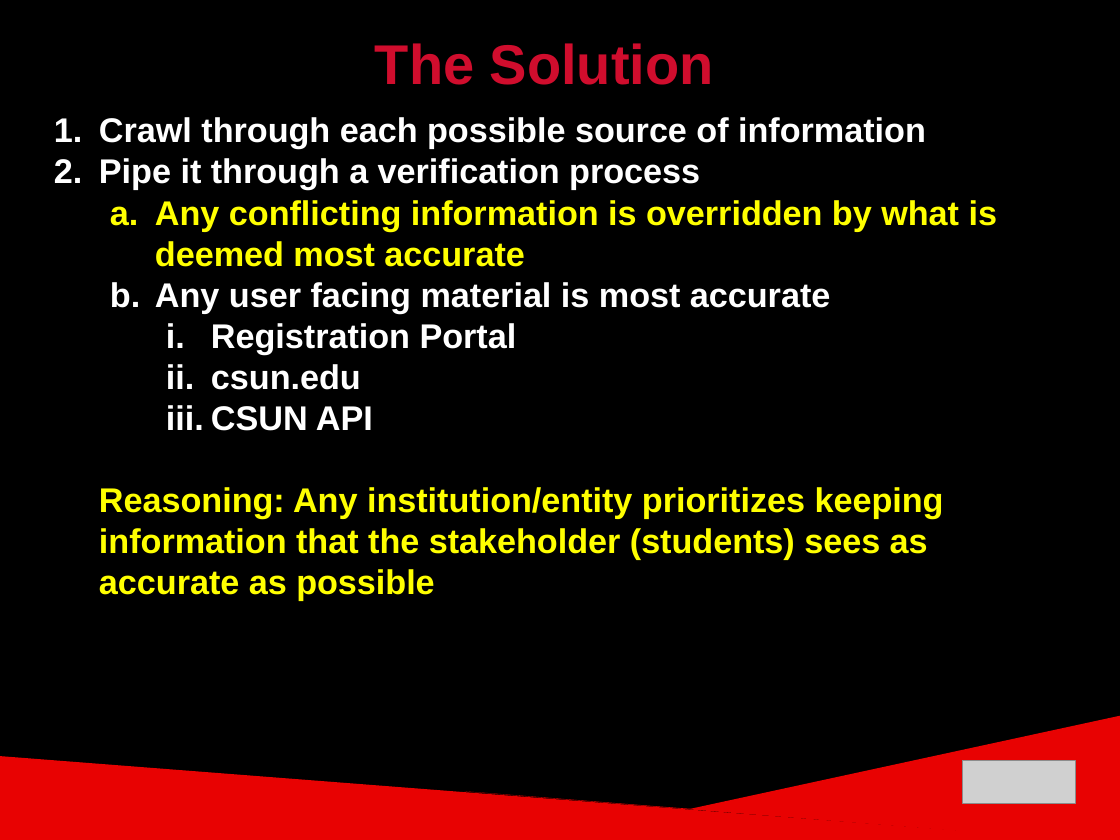
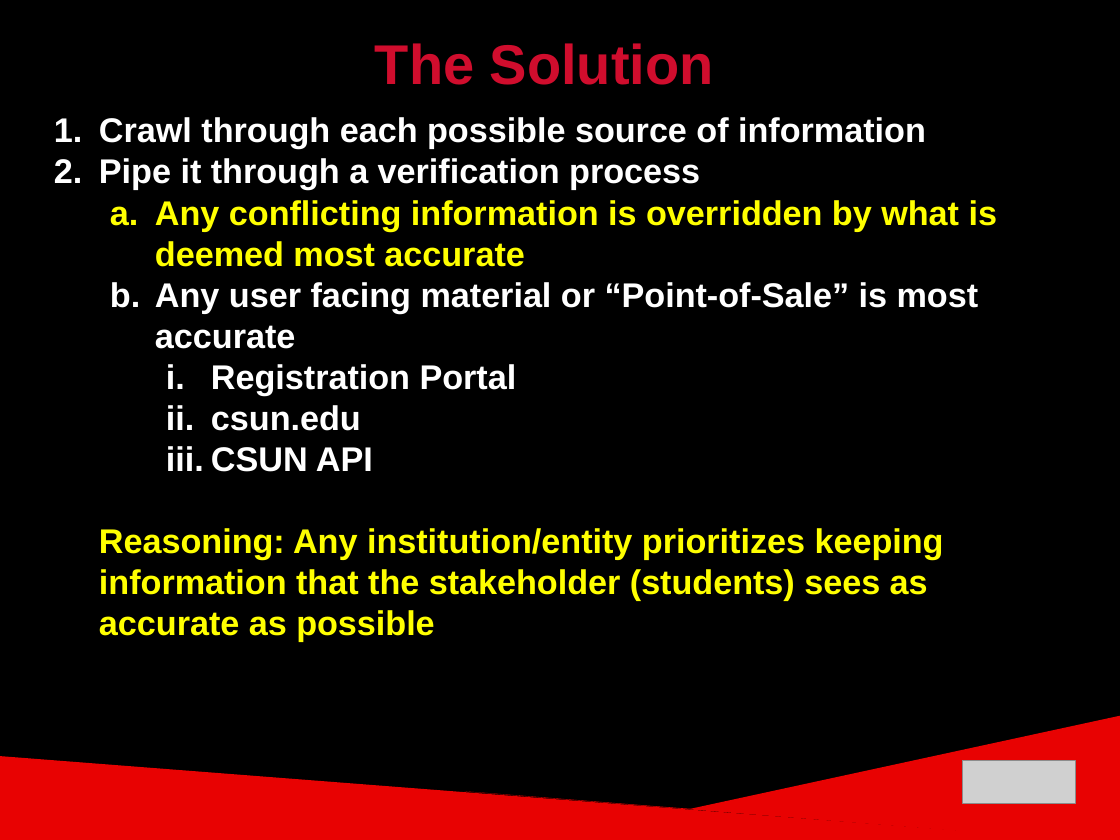
Before and after one commit to ckjarmon/CSUN-Dashboard, a slide deck: slide 6 of documentation/presentations/White Volley Girls - Final Project Presentation (Season 2).pptx. Drawn at 1120x840 pixels with LibreOffice and Linux fonts; fonts in the diff are those of the drawing; grey boxes stand for pictures. Boxes give left, top, right and bottom in pixels: in the first picture for what was removed or moved away, otherwise in the second. Text is boxed around its words. In the diff, an @@ line names an element or a change of style, - is before the commit and + after.

```diff
--- a/documentation/presentations/White Volley Girls - Final Project Presentation (Season 2).pptx
+++ b/documentation/presentations/White Volley Girls - Final Project Presentation (Season 2).pptx
@@ text at (x1=155, y1=282, x2=979, y2=349): text changed @@
-  b. Any user facing material is most accurate
+  b. Any user facing material or “Point-of-Sale” is most accurate
```
Also in this commit, not shown: 7 other slides changed, 2 other files.
